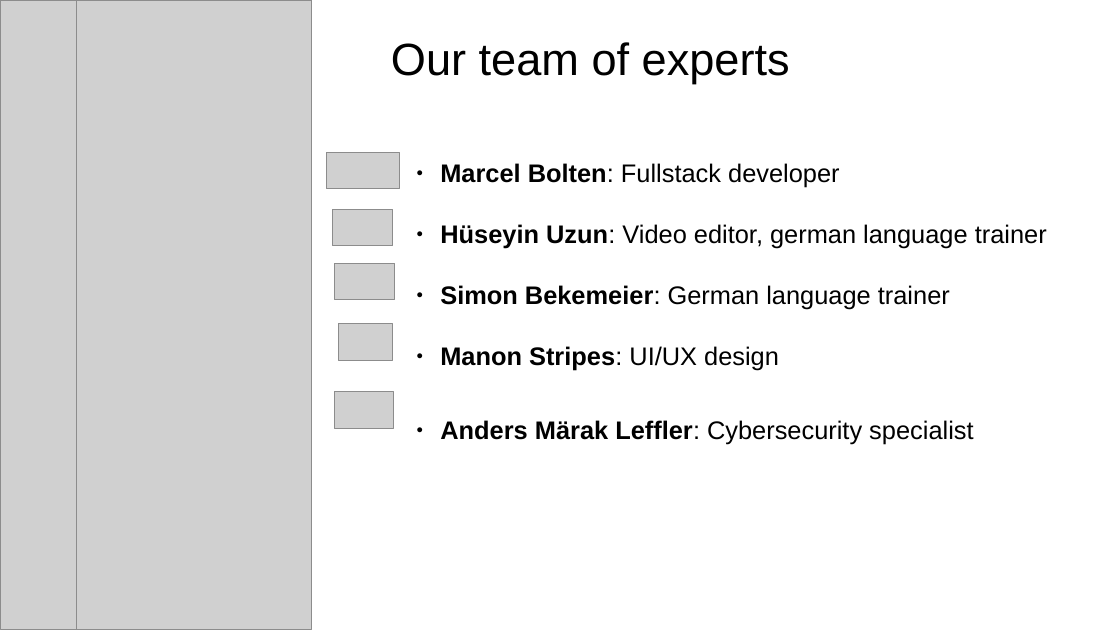
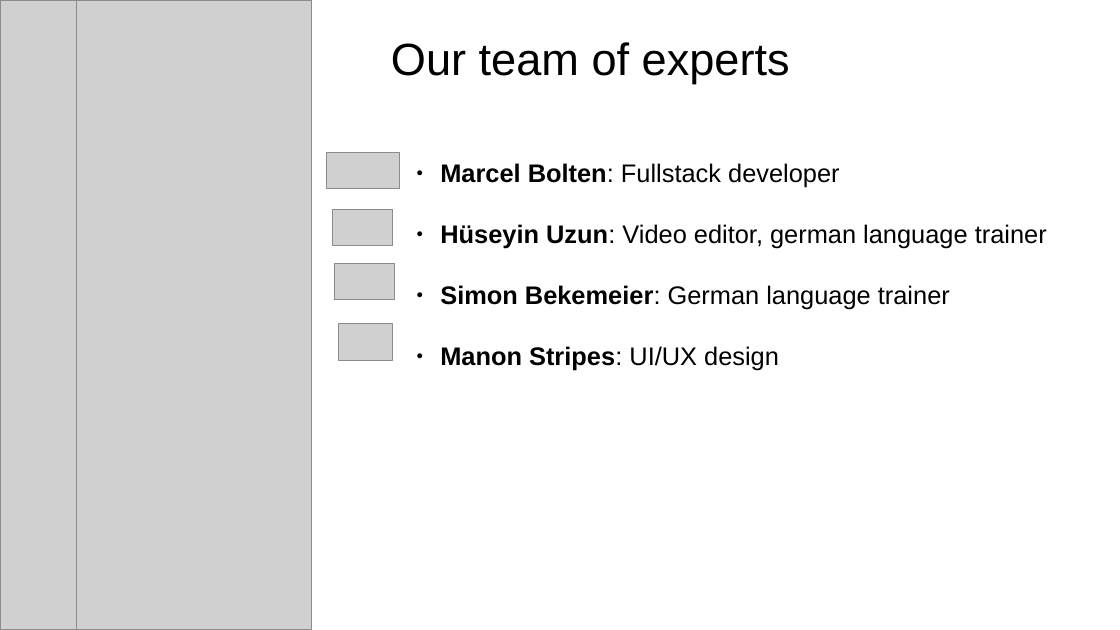
Before and after one commit to elabftw/elabpdf, a slide deck: slide 29 of elabftw-presentation.odp. Drawn at 1120x630 pixels with LibreOffice and Linux fonts; fonts in the diff are those of the drawing; grey boxes stand for pictures. Boxes give left, top, right and bottom in pixels: in the first picture for what was removed or moved away, otherwise in the second. Text is boxed around its words. In the diff, an @@ line names an element or a change of style, - is before the commit and + after.

```diff
--- a/elabftw-presentation.odp
+++ b/elabftw-presentation.odp
@@ picture removed at (334, 392, 393, 429) @@
@@ text at (440, 420, 973, 444): paragraph removed @@
-● Anders Märak Leffler: Cybersecurity specialist
```
Also in this commit, not shown: 1 other file.
